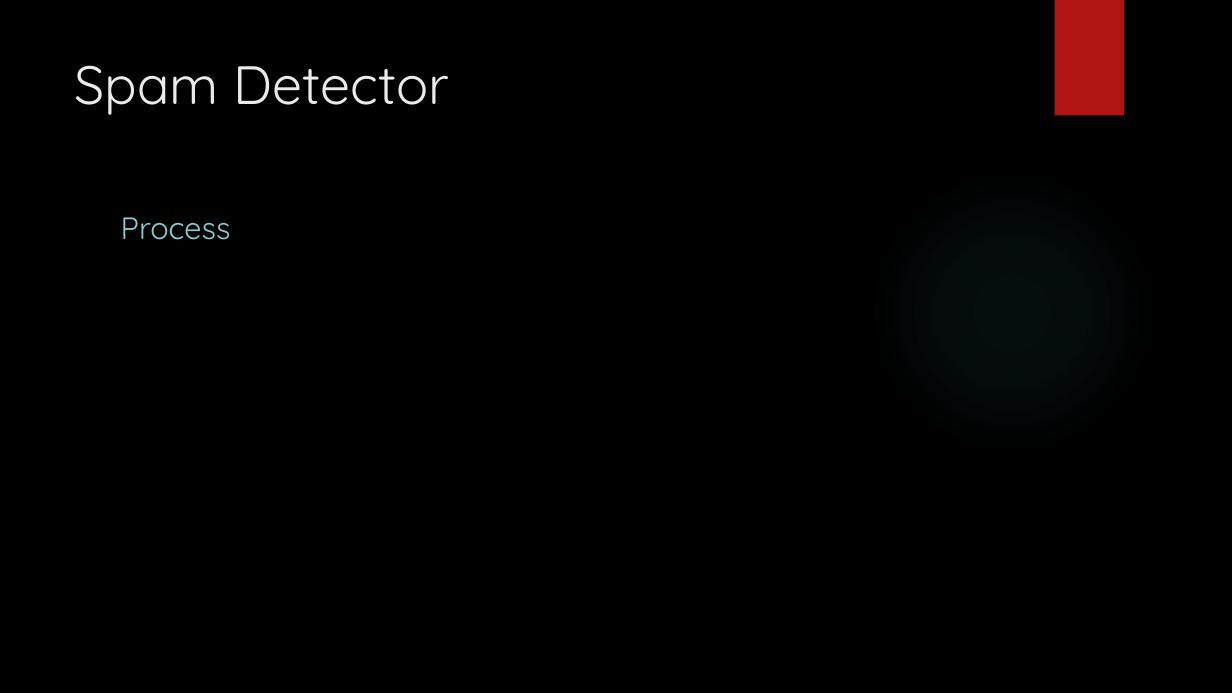
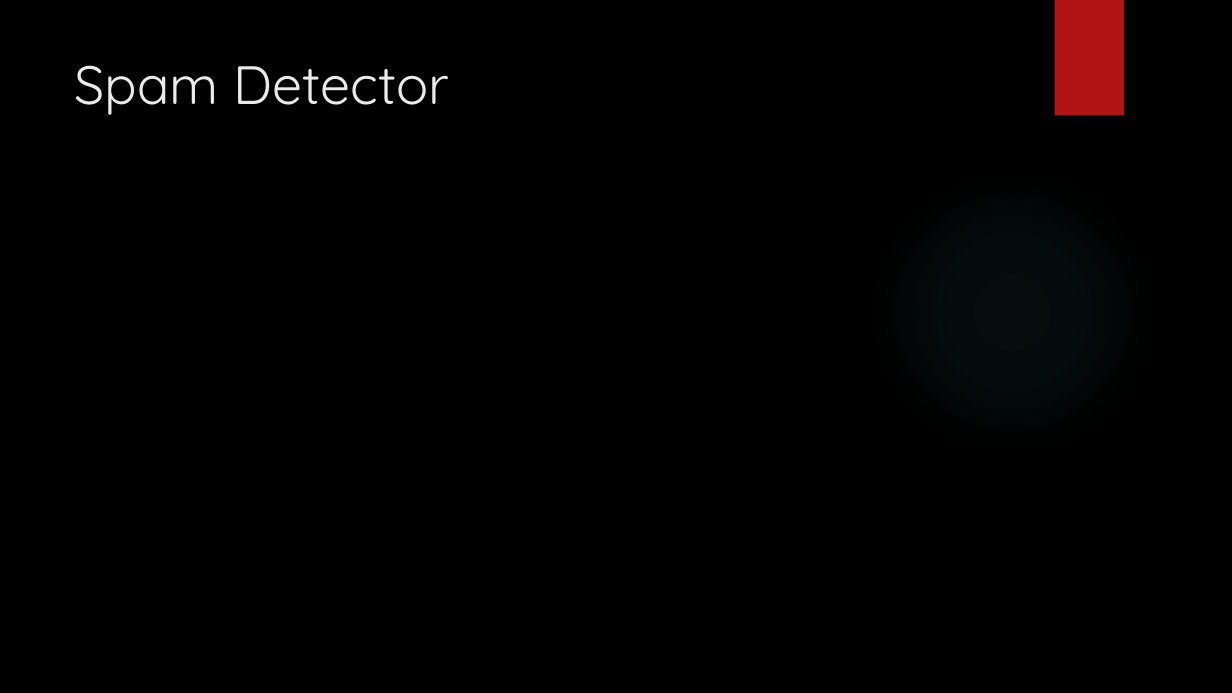
Before and after one commit to ezwang8/AI_BOOTCAMP_Group_Project_3_Amazon, a slide deck: slide 11 of RatingRefiner Presentation.pptx. Drawn at 1232x693 pixels with LibreOffice and Linux fonts; fonts in the diff are those of the drawing; background and template pictures are left out. Boxes give left, top, right and bottom in pixels: in the first picture for what was removed or moved away, otherwise in the second. Text is boxed around its words. In the diff, an @@ line names an element or a change of style, - is before the commit and + after.

```diff
--- a/RatingRefiner Presentation.pptx
+++ b/RatingRefiner Presentation.pptx
@@ text removed at [121, 217, 231, 240] @@
-Process
```
Also in this commit, not shown: 3 other slides changed.
